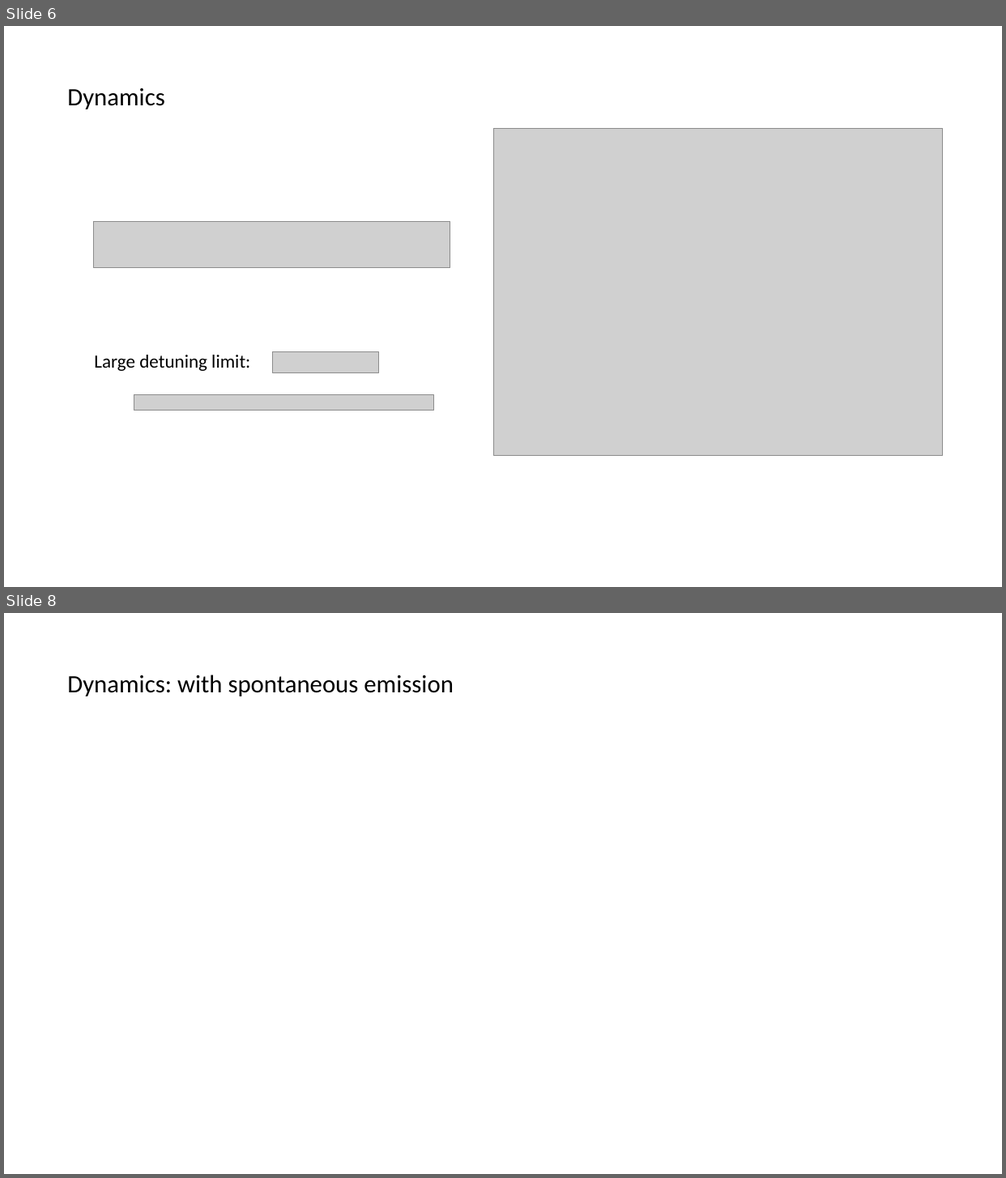
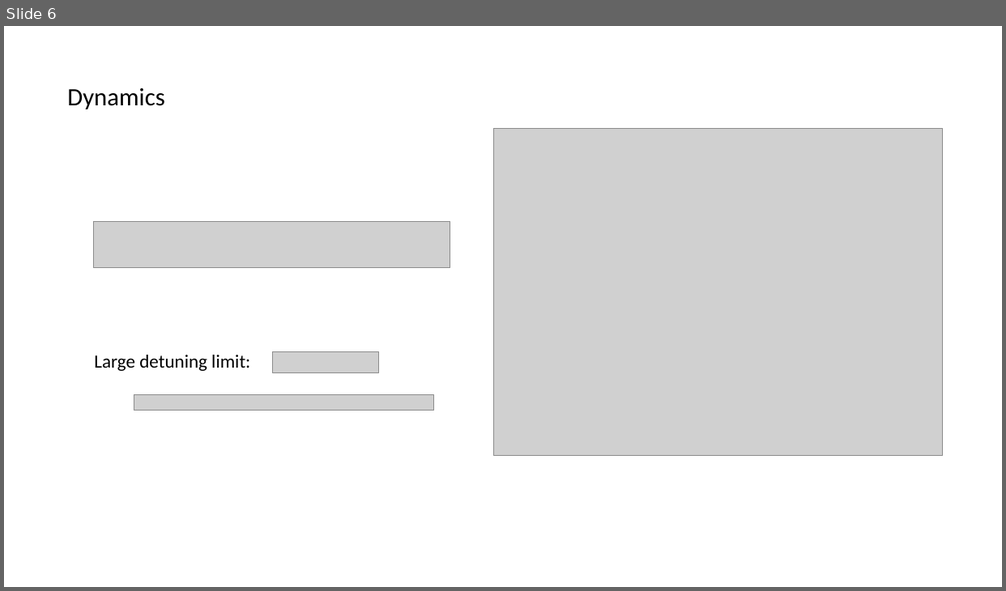
Before and after one commit to huanium/huanium, a slide deck: MIT PhD/ZGS/ZGS -Aug-26-2022/BUI-ZGS-Aug-26-2022.pptx. Shown one above the other, each under a label of ours: slides 6 and 8 before the commit, slide 6 after it; the slides between them are not shown. The pictures are 1006x1178 and 1006x591 pixels, drawn with LibreOffice and Linux fonts; fonts in the diff are those of the drawing; grey boxes stand for pictures. Boxes give left, top, right and bottom in pixels: in the first picture for what was removed or moved away, otherwise in the second. Text is boxed around its words. In the diff, an @@ line names an element or a change of style, - is before the commit and + after.

```diff
--- a/MIT PhD/ZGS/ZGS -Aug-26-2022/BUI-ZGS-Aug-26-2022.pptx
+++ b/MIT PhD/ZGS/ZGS -Aug-26-2022/BUI-ZGS-Aug-26-2022.pptx
@@ slide 8 removed at (4,613,1002,1174), background #FFFFFF @@
@@ text removed at (67,675,454,696) @@
-Dynamics: with spontaneous emission
```
Also in this commit, not shown: 4 slides changed, 4 slides added, 1 other slide removed, 9 other files.
